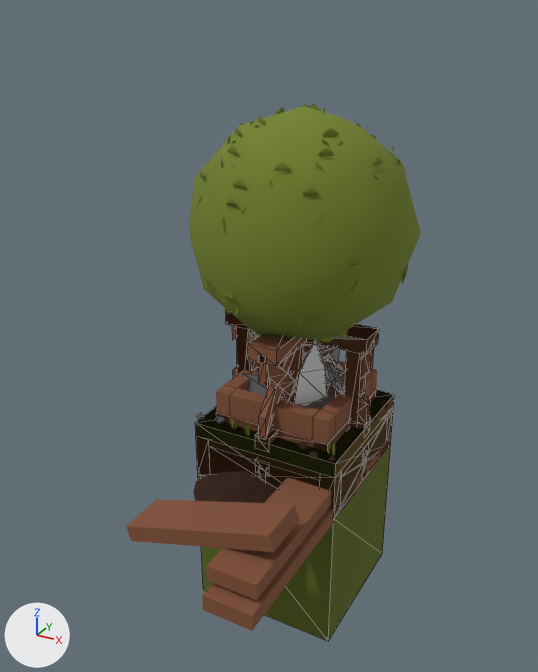
Renders of the glTF model apps/garden/public/assets/models/GameAssets.glb from each side of a commit.
One viewpoint serves both versions: a camera (50 mm lens) standing at (1.96, -3.98, 2.87) and looking at (-0.04, -0.33, 1.05). Every picture has the same lights, and +X, +Y and +Z are marked at lower left. Mesh edges are drawn as thin lines on the coarser meshes. Where no turn or scale is listed for an object, it has been applied to the vertices.

Names of what the first picture shows: 'Block Grass 1', 'Block Ground 2', 'Block Sand 1', 'Composter', 'Gound Cube', 'Grass 1', 'Raised Bed I Construction', 'Raised Bed O', 'Shade S', 'Shade Solo', 'Shade W', 'Tree 1'.
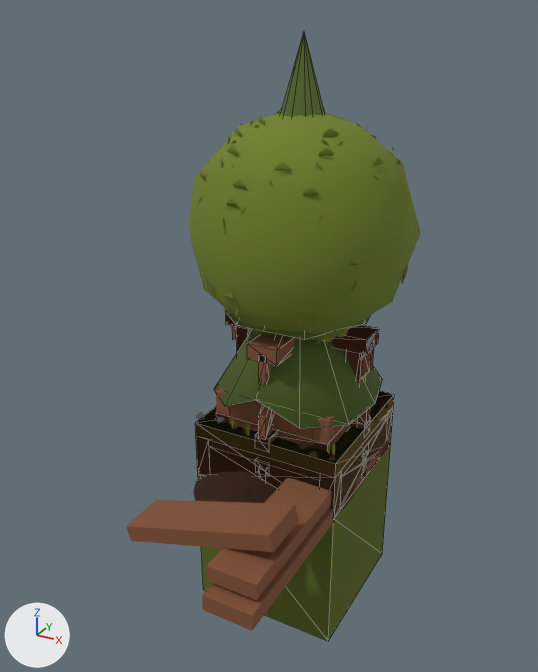
Boxes (x1, y1, x2, y2) around the edits, measured in the pictures (538 x 672 px):
'Tree 2', added (green)
    after: (214, 31, 382, 428)
'Block Grass 1', unchanged, covered by the edit
    before: (195, 391, 394, 473)
    after: (196, 391, 394, 463)

What the commit changed:
Picture 'GredicePixPal_BaseColor' (img_gredicepixpal_basecolor) is new.
Material 'Material.ColorPaletteMain' (mat_material_colorpalettemain) is new.
Its texture is img_gredicepixpal_basecolor.
Its roughness is 1.0.
Mesh me_three_2 is new.
It has 103 vertices, 190 faces and spans x -0.57..0.54, y -0.57..0.54, z -1.0..1.76.
It uses material mat_material_colorpalettemain (picture img_gredicepixpal_basecolor).
Object 'Tree 2' (ob_tree_2) is new; it shows me_three_2.
Its location is (0.0, 0.0, 1.0).
